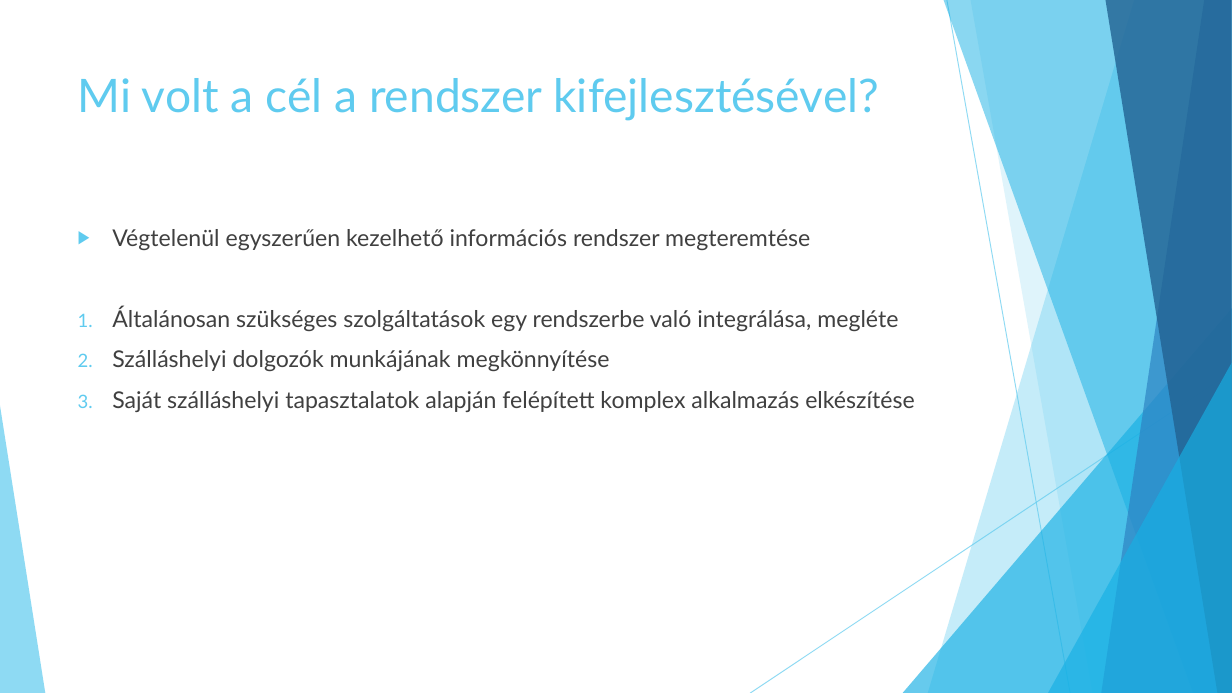
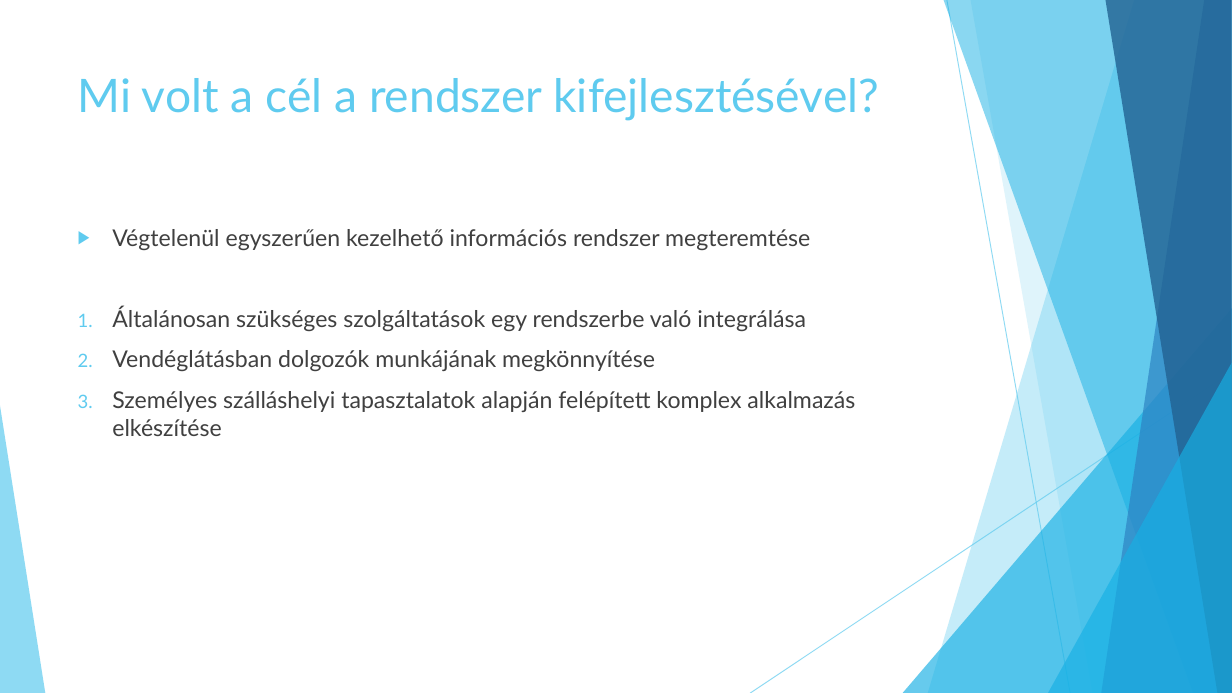
Before and after one commit to jbence1994/Virtual-Receptionist-projection, a slide deck: slide 3 of documentation/VR.pptx. Drawn at 1232x693 pixels with LibreOffice and Linux fonts; fonts in the diff are those of the drawing. Boxes give left, top, right and bottom in pixels: in the first picture for what was removed or moved away, otherwise in the second. Text is boxed around its words. In the diff, an @@ line names an element or a change of style, - is before the commit and + after.

```diff
--- a/documentation/VR.pptx
+++ b/documentation/VR.pptx
@@ text at (112,306,855,436): text changed @@
-1. Általánosan szükséges szolgáltatások egy rendszerbe való integrálása, megléte
-2. Szálláshelyi dolgozók munkájának megkönnyítése
-3. Saját szálláshelyi tapasztalatok alapján felépített komplex alkalmazás elkészítése
+1. Általánosan szükséges szolgáltatások egy rendszerbe való integrálása
+2. Vendéglátásban dolgozók munkájának megkönnyítése
+3. Személyes szálláshelyi tapasztalatok alapján felépített komplex alkalmazás elkészítése
```
